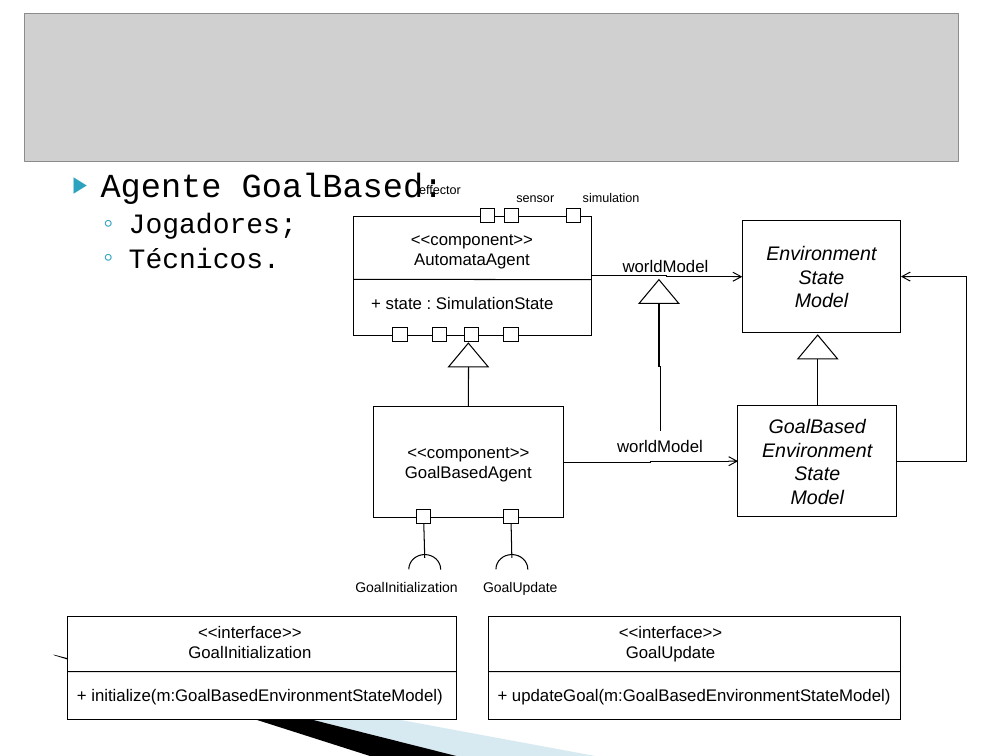
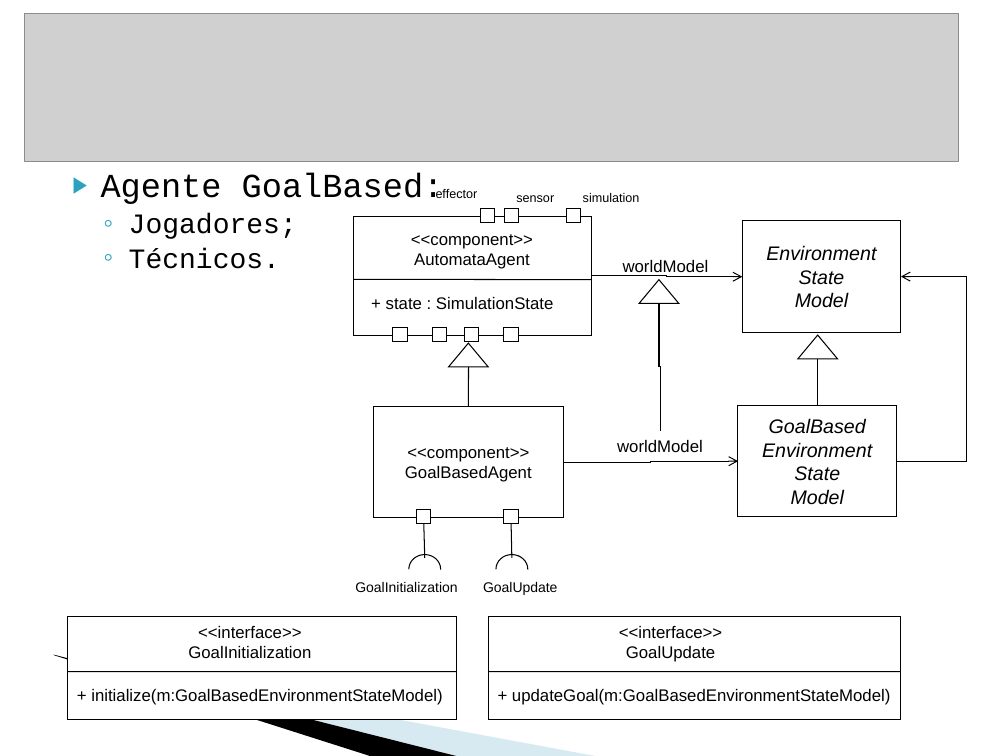
Before and after one commit to krishprince/rollerslam, a slide deck: slide 9 of docs/PresentationAgentes.ppt (slide 8 before the commit). Drawn at 1008x756 pixels with LibreOffice and Linux fonts; fonts in the diff are those of the drawing; grey boxes stand for pictures; background and template pictures are left out. Boxes give left, top, right and bottom in pixels: in the first picture for what was removed or moved away, otherwise in the second. Text is boxed around its words. In the diff, an @@ line names an element or a change of style, - is before the commit and + after.

```diff
--- a/docs/PresentationAgentes.ppt
+++ b/docs/PresentationAgentes.ppt
@@ text "effector" rewrapped from box(419, 184, 461, 197) to box(436, 189, 478, 198) @@
```
Also in this commit, not shown: 3 other slides changed, 3 slides added.
